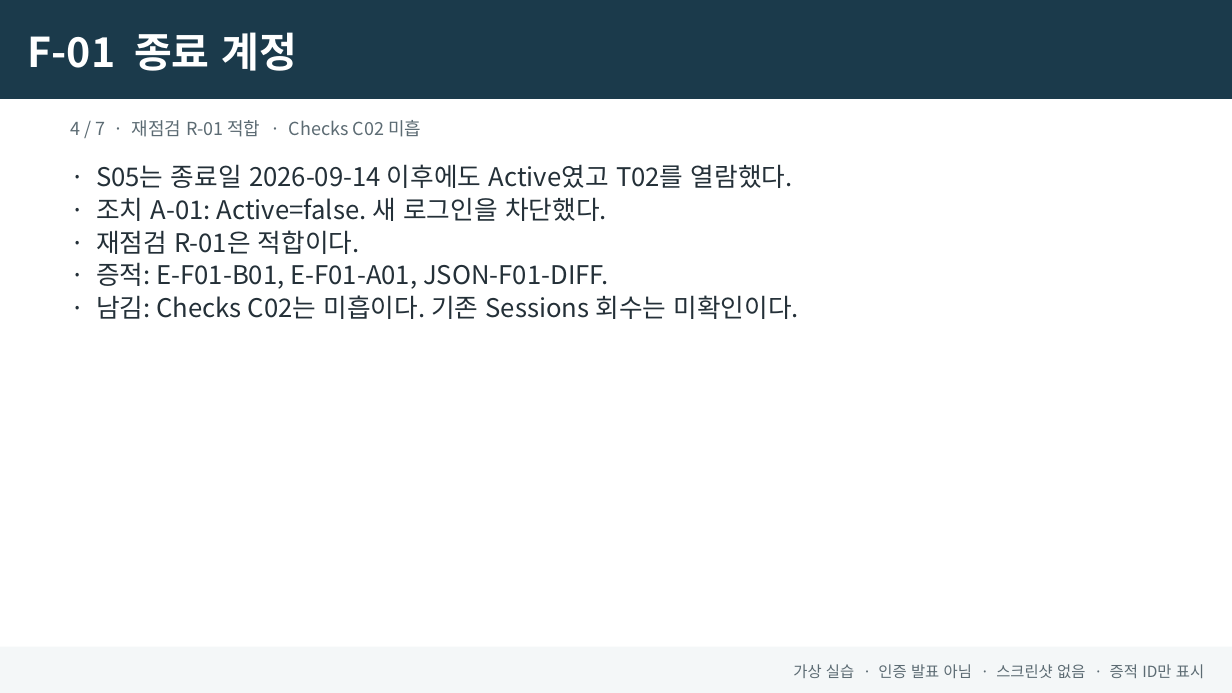
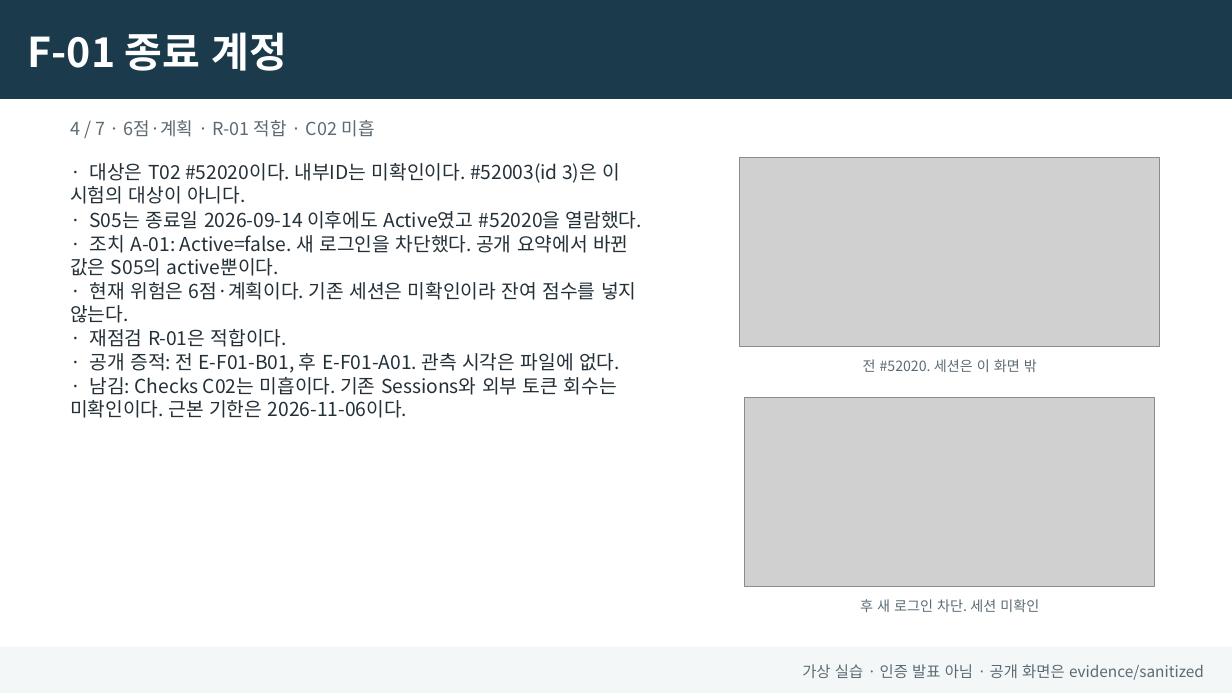
Before and after one commit to jxxnk/JY-Group-Privacy-Audit, a slide deck: slide 4 of reports/JY-Briefing.pptx. Drawn at 1232x693 pixels with LibreOffice and Linux fonts; fonts in the diff are those of the drawing; grey boxes stand for pictures. Boxes give left, top, right and bottom in pixels: in the first picture for what was removed or moved away, otherwise in the second. Text is boxed around its words. In the diff, an @@ line names an element or a change of style, - is before the commit and + after.

```diff
--- a/reports/JY-Briefing.pptx
+++ b/reports/JY-Briefing.pptx
@@ text at (70,120,375,137): text changed @@
-4 / 7 · 재점검 R-01 적합 · Checks C02 미흡
+4 / 7 · 6점·계획 · R-01 적합 · C02 미흡
@@ text at (70,163,642,323): text changed; size 20 to 15 pt @@
-· S05는 종료일 2026-09-14 이후에도 Active였고 T02를 열람했다.
-· 조치 A-01: Active=false. 새 로그인을 차단했다.
+· 대상은 T02 #52020이다. 내부ID는 미확인이다. #52003(id 3)은 이 시험의 대상이 아니다.
+· S05는 종료일 2026-09-14 이후에도 Active였고 #52020을 열람했다.
+· 조치 A-01: Active=false. 새 로그인을 차단했다. 공개 요약에서 바뀐 값은 S05의 active뿐이다.
+· 현재 위험은 6점·계획이다. 기존 세션은 미확인이라 잔여 점수를 넣지 않는다.
@@ picture added at (740,158,1161,348) @@
@@ text at (90,329,287,347): size 20 to 15 pt in "· 재점검 R-01은 적합이다." @@
@@ text at (70,353,620,418): text changed; size 20 to 15 pt @@
-· 증적: E-F01-B01, E-F01-A01, JSON-F01-DIFF.
-· 남김: Checks C02는 미흡이다. 기존 Sessions 회수는 미확인이다.
+· 공개 증적: 전 E-F01-B01, 후 E-F01-A01. 관측 시각은 파일에 없다.
+· 남김: Checks C02는 미흡이다. 기존 Sessions와 외부 토큰 회수는 미확인이다. 근본 기한은 2026-11-06이다.
@@ text added at (863,359,1037,372), 11 pt, text #5C6B73 @@
+전 #52020. 세션은 이 화면 밖
@@ picture added at (745,397,1155,587) @@
@@ text added at (860,599,1039,612), 11 pt, text #5C6B73 @@
+후 새 로그인 차단. 세션 미확인
@@ text in rectangle at (802,664,1204,680): text changed @@
-가상 실습 · 인증 발표 아님 · 스크린샷 없음 · 증적 ID만 표시
+가상 실습 · 인증 발표 아님 · 공개 화면은 evidence/sanitized
```
Also in this commit, not shown: 6 other slides changed, 12 other files.
